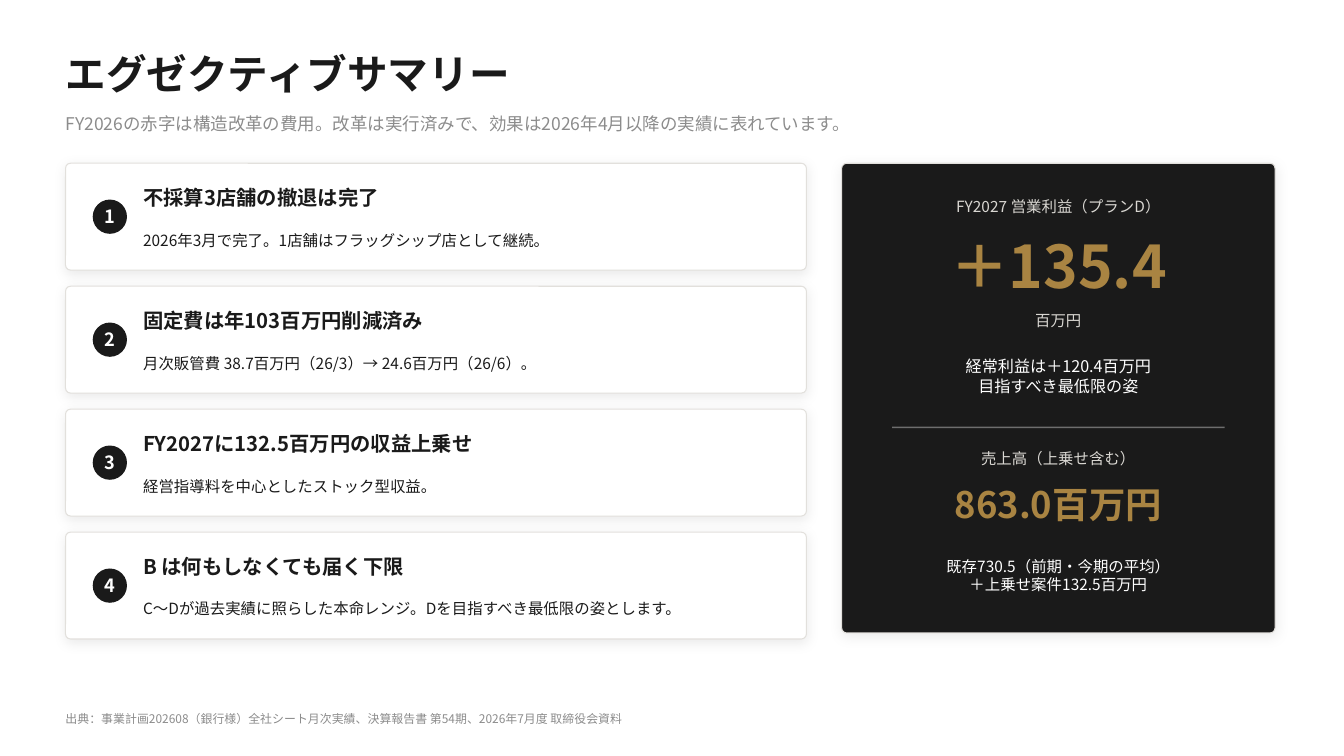
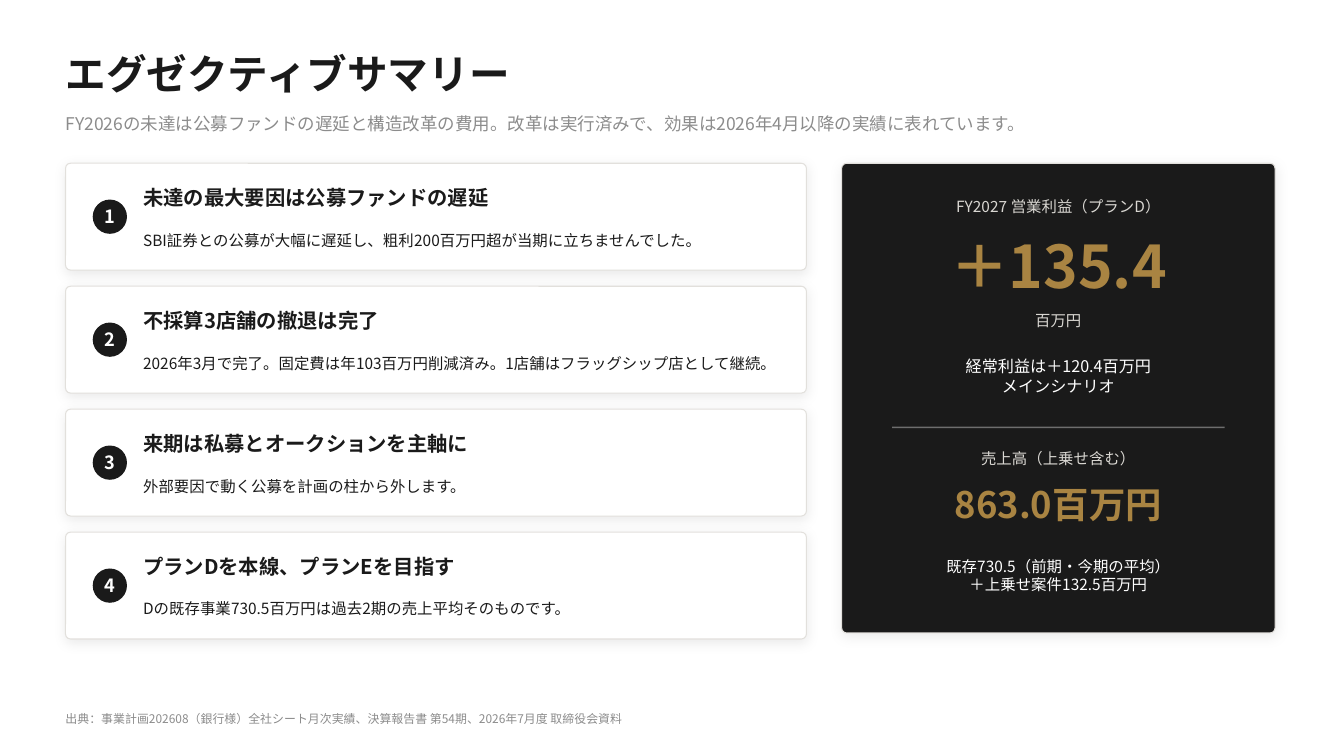
Before and after one commit to nakano-winebank/wine-auction, a slide deck: slide 2 of out/WineBank_FY2027_銀行提出.pptx. Drawn at 1344x756 pixels with LibreOffice and Linux fonts; fonts in the diff are those of the drawing. Boxes give left, top, right and bottom in pixels: in the first picture for what was removed or moved away, otherwise in the second. Text is boxed around its words. In the diff, an @@ line names an element or a change of style, - is before the commit and + after.

```diff
--- a/out/WineBank_FY2027_銀行提出.pptx
+++ b/out/WineBank_FY2027_銀行提出.pptx
@@ text at [65,115,1024,132]: text changed @@
-FY2026の赤字は構造改革の費用。改革は実行済みで、効果は2026年4月以降の実績に表れています。
+FY2026の未達は公募ファンドの遅延と構造改革の費用。改革は実行済みで、効果は2026年4月以降の実績に表れています。
@@ text at [143,187,489,207]: text changed @@
-不採算3店舗の撤退は完了
+未達の最大要因は公募ファンドの遅延
@@ text at [143,233,701,248]: text changed @@
-2026年3月で完了。1店舗はフラッグシップ店として継続。
+SBI証券との公募が大幅に遅延し、粗利200百万円超が当期に立ちませんでした。
@@ text at [143,310,379,330]: text changed @@
-固定費は年103百万円削減済み
+不採算3店舗の撤退は完了
@@ text at [143,356,776,371]: text changed @@
-月次販管費 38.7百万円（26/3）→ 24.6百万円（26/6）。
+2026年3月で完了。固定費は年103百万円削減済み。1店舗はフラッグシップ店として継続。
@@ text at [1002,379,1115,393]: text changed @@
-目指すべき最低限の姿
+メインシナリオ
@@ text at [143,433,468,453]: text changed @@
-FY2027に132.5百万円の収益上乗せ
+来期は私募とオークションを主軸に
@@ text at [143,479,466,494]: text changed @@
-経営指導料を中心としたストック型収益。
+外部要因で動く公募を計画の柱から外します。
@@ text at [143,556,455,576]: text changed @@
-B は何もしなくても届く下限
+プランDを本線、プランEを目指す
@@ text at [143,601,570,616]: text changed @@
-C〜Dが過去実績に照らした本命レンジ。Dを目指すべき最低限の姿とします。
+Dの既存事業730.5百万円は過去2期の売上平均そのものです。
```
Also in this commit, not shown: 9 other slides changed, 2 slides added, 2 slides removed, 10 other files.
